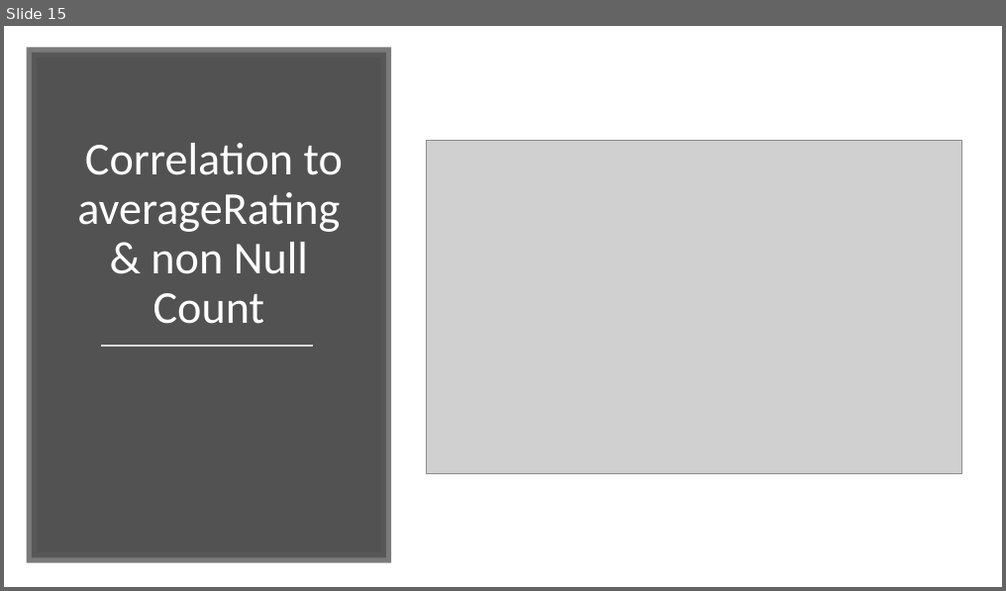
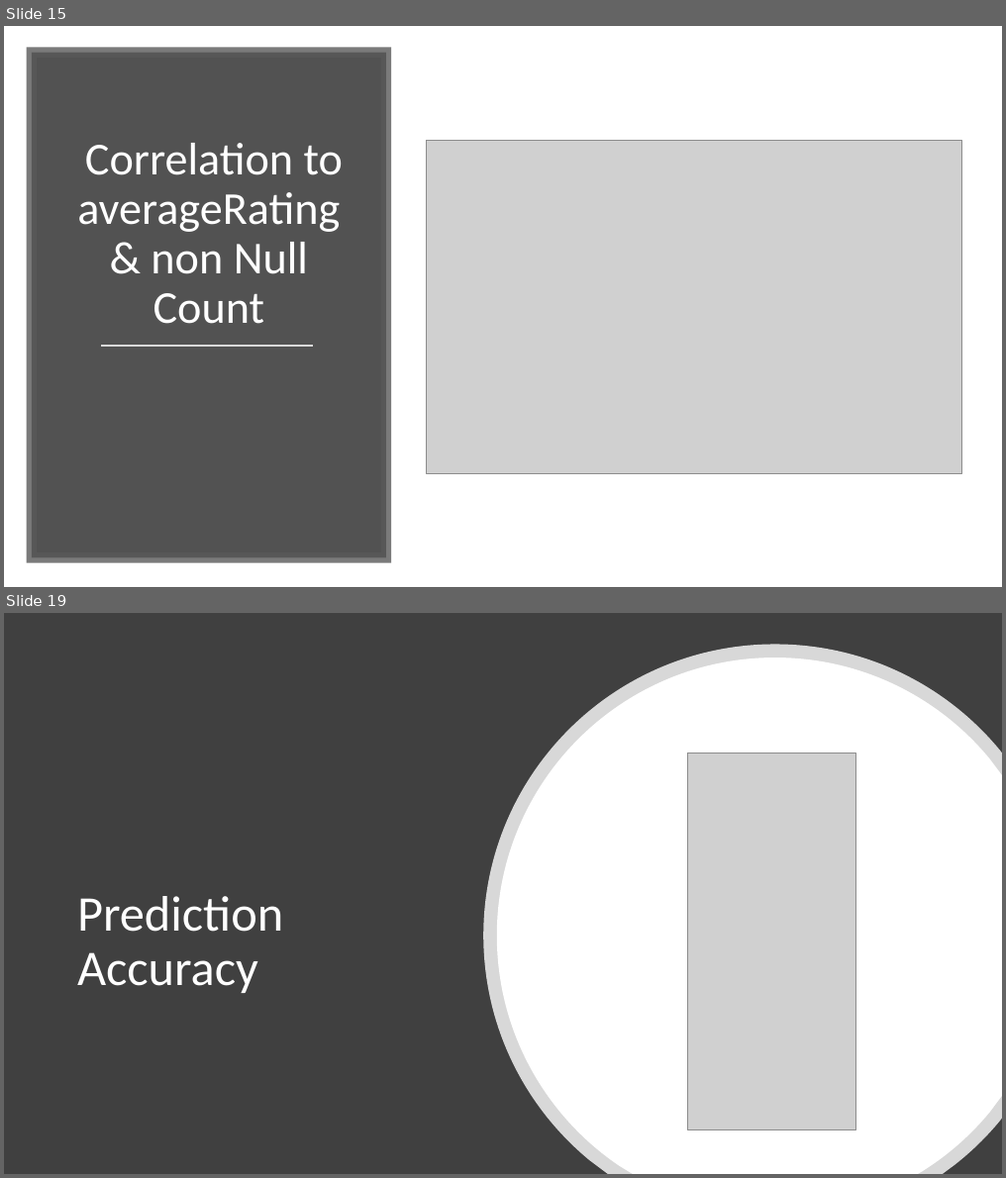
Before and after one commit to dniedermier-cscc/Scrum-Lords-Capstone-2018, a slide deck: Presentation/ScrumLords_Capstone.pptx. Shown one above the other, each under a label of ours: slide 15 before the commit, slides 15 and 19 after it; the slides between them are not shown. The pictures are 1006x591 and 1006x1178 pixels, drawn with LibreOffice and Linux fonts; fonts in the diff are those of the drawing; grey boxes stand for pictures. Boxes give left, top, right and bottom in pixels: in the first picture for what was removed or moved away, otherwise in the second. Text is boxed around its words. In the diff, an @@ line names an element or a change of style, - is before the commit and + after.

```diff
--- a/Presentation/ScrumLords_Capstone.pptx
+++ b/Presentation/ScrumLords_Capstone.pptx
@@ slide 19 added at box(4, 613, 1002, 1174), background #FFFFFF @@
@@ rectangle added at box(4, 613, 1002, 1174), fill #404040 @@
@@ freeform shape added at box(484, 645, 1002, 1174), fill #FFFFFF at 80% opacity @@
@@ freeform shape added at box(497, 658, 1002, 1174), fill #FFFFFF @@
@@ picture added at box(687, 753, 855, 1130) @@
@@ text added at box(77, 896, 283, 993), 48 pt, text #FFFFFF @@
+Prediction Accuracy
```
Also in this commit, not shown: 7 slides changed, 7 other slides added, 5 slides removed.
